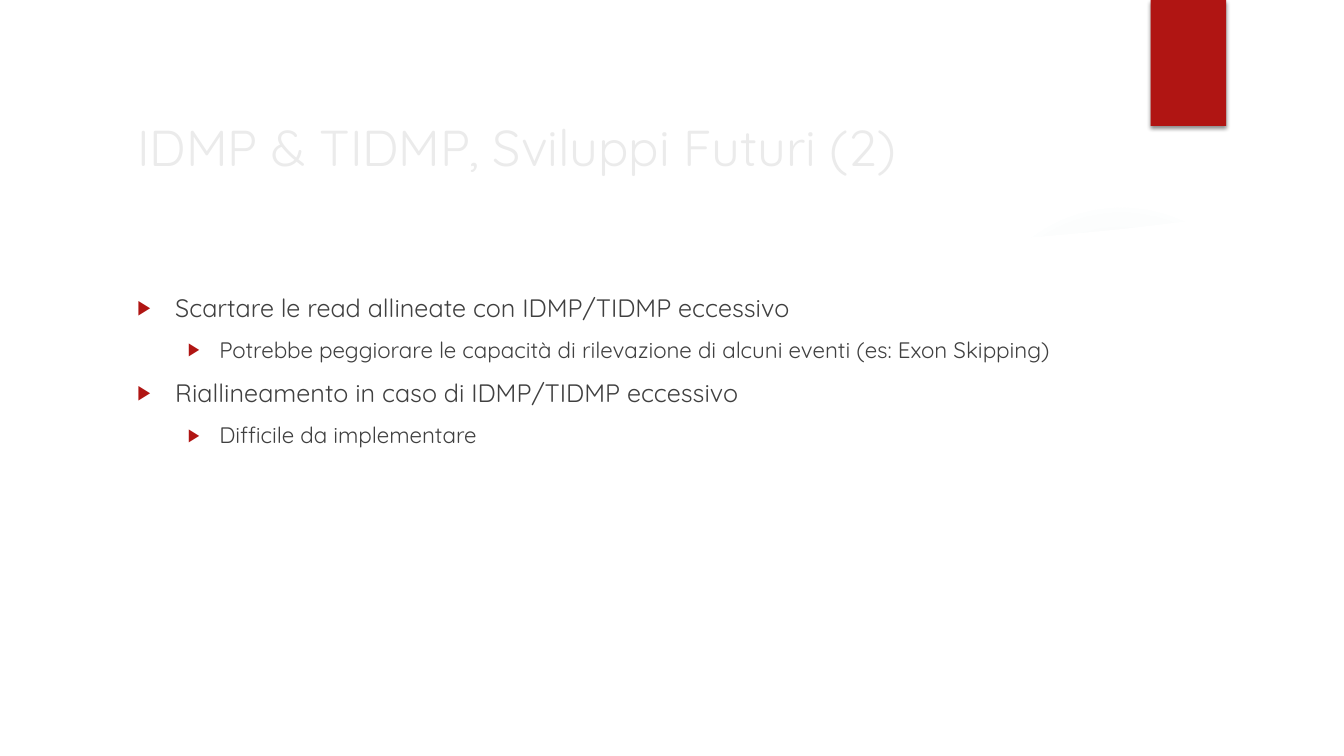
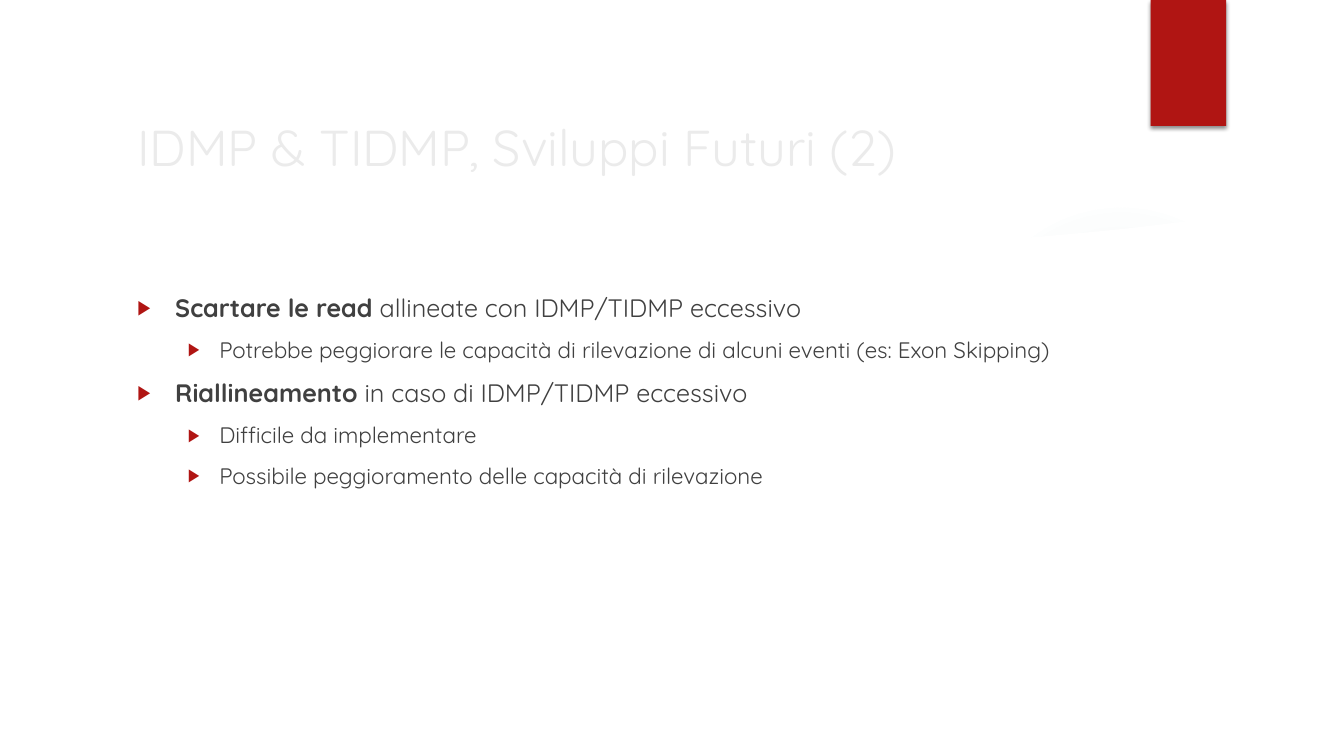
Before and after one commit to HopedWall/TesiTriennaleASGAL, a slide deck: slide 12 of powerpoint/Presentazione.pptx (slide 14 before the commit). Drawn at 1344x756 pixels with LibreOffice and Linux fonts; fonts in the diff are those of the drawing; background and template pictures are left out. Boxes give left, top, right and bottom in pixels: in the first picture for what was removed or moved away, otherwise in the second. Text is boxed around its words. In the diff, an @@ line names an element or a change of style, - is before the commit and + after.

```diff
--- a/powerpoint/Presentazione.pptx
+++ b/powerpoint/Presentazione.pptx
@@ text at bbox=[175, 298, 801, 405]: bold on in "Scartare le read", "Riallineamento" @@
@@ text at bbox=[219, 467, 763, 489]: paragraph added @@
+  ▶ Possibile peggioramento delle capacità di rilevazione
```
Also in this commit, not shown: 8 other slides changed, 4 slides added, 5 slides removed, 7 other files.
